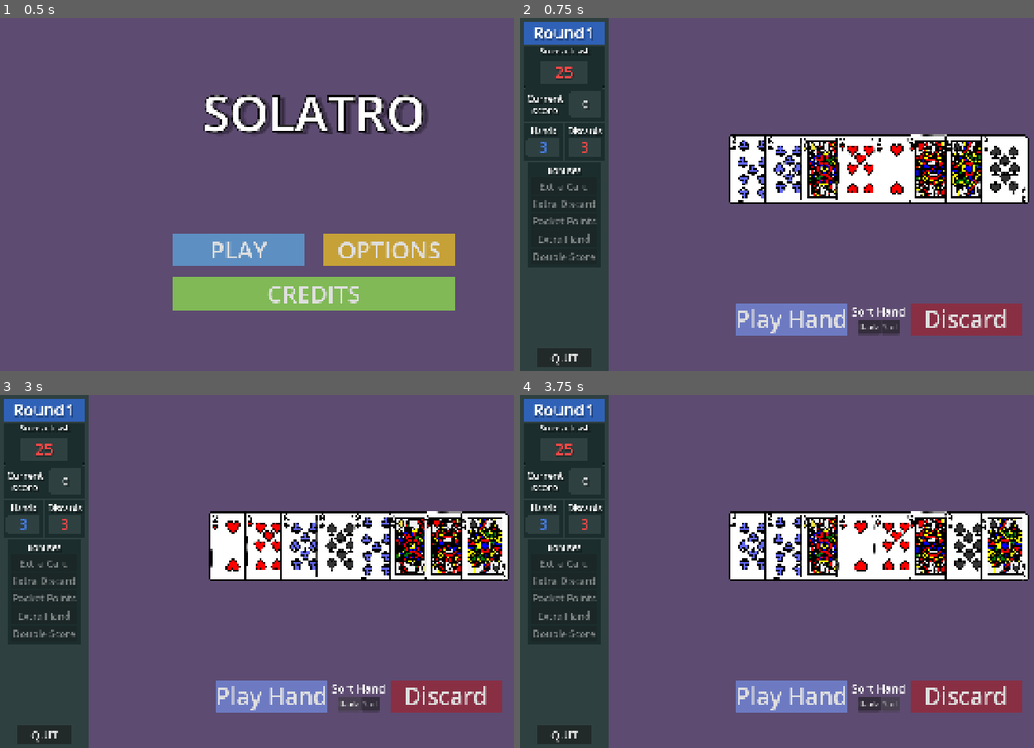
Above: before the commit, frames 1-4 (two rows, left to right).
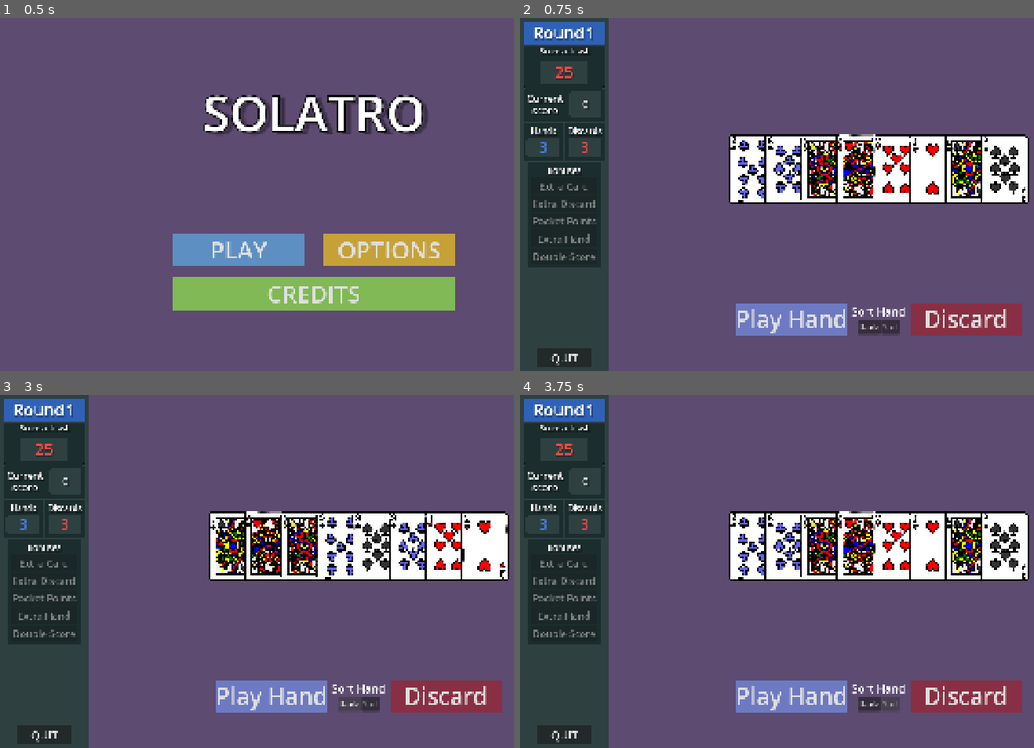
Above: after the commit, the same moments.

Repository: o-GUTS/solatro
Game: Godot game, scene res://src/main.tscn
Same seed, same stepped clock (60 frames per second), same inputs: the game is played once before the commit and once after it.
Inputs:
- Up to frame 1 (0.5 s): no input
- Up to frame 2 (0.75 s): click "PLAY" at 0.5 s
- Up to frame 3 (3 s): click "Play Hand" at 1.25 s; click "Play Hand" at 2 s; click "Rank" at 2.75 s
- Up to frame 4 (3.75 s): click "Suit" at 3.5 s

Frame 1 is identical in both runs. In frame 2, 2.3% of the frame differs, in the area x 61-84%, y 32-53%; in frame 3, 6.2%, in the area x 40-99%, y 32-53%; in frame 4, 4.7%.

Commit message:
new card sorting
Now the card sorting is done like in balatro, the highest to the left, and suit sort first do a rank sort too

Diff:
--- a/src/ui/container/card_container.gd
+++ b/src/ui/container/card_container.gd
@@ -94,12 +94,17 @@
 
     if current_sort_type == SortType.by_rank:
         sorted_nodes.sort_custom(
-            func(a: BaseCard, b: BaseCard) -> bool: return a.value.naturalnocasecmp_to(b.value) < 0
+            func(a: BaseCard, b: BaseCard) -> bool: return a.value.naturalnocasecmp_to(b.value) > 0
         )
     else:
         sorted_nodes.sort_custom(
+            func(a: BaseCard, b: BaseCard) -> bool: return a.value.naturalnocasecmp_to(b.value) > 0
+        )
+
+        sorted_nodes.sort_custom(
             func(a: BaseCard, b: BaseCard) -> bool: return str(a.value)[-1].naturalnocasecmp_to(str(b.value)[-1]) < 0
         )
+
 
     for node in get_children():
         remove_child(node)
